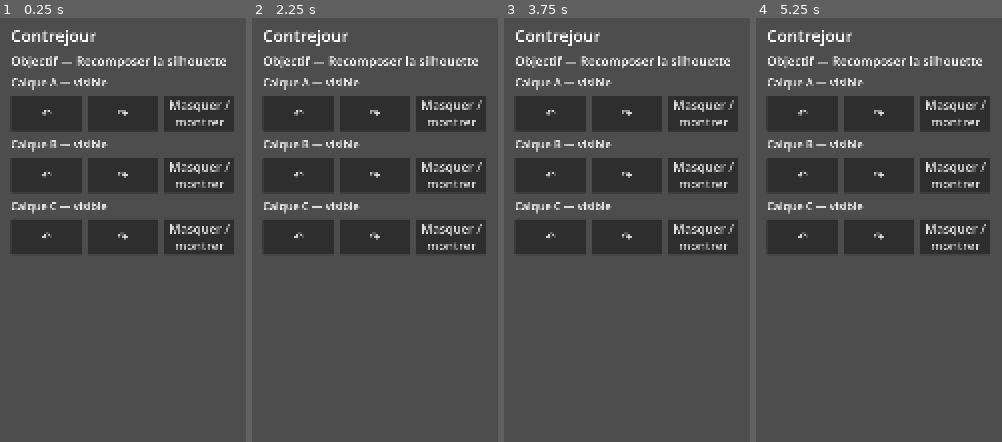
Above: before the commit, frames 1-4 (left to right).
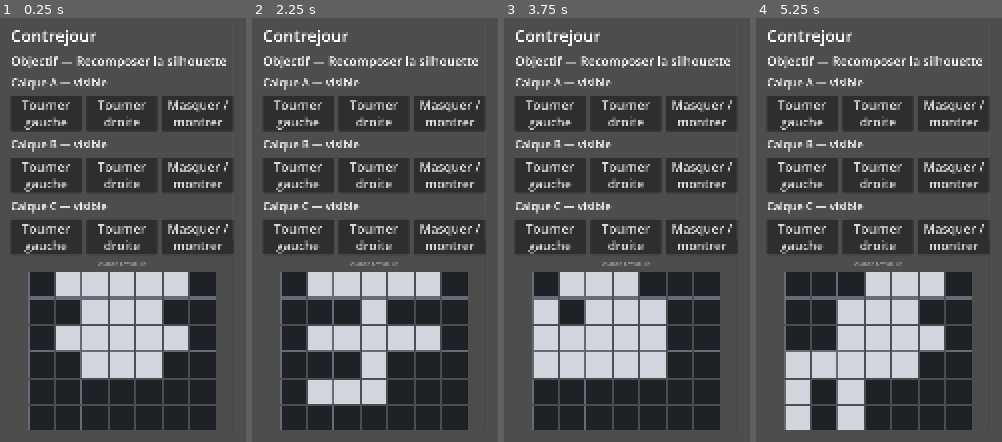
Above: after the commit, the same moments.

Repository: ln549283/project_4
Game: Godot game, scene res://scenes/puzzles/p04.tscn
The game is run twice, just before and just after one commit, with the same random seed, the same clock (stepped at 60 frames per second) and the same inputs. This scene is started directly instead of the project's main scene.
Inputs (mouse positions are in pixels of both pictures, inside the frame that each line leads up to):
- Up to frame 1 (0.25 s): no input
- Up to frame 2 (2.25 s): click (298, 111) at 0.5 s, where only the run after the commit has a clickable "Tourner gauche"; click (375, 111) at 1.25 s, where only the run after the commit has a clickable "Tourner droite"; click (298, 174) at 2 s, where only the run after the commit has a clickable "Tourner gauche"
- Up to frame 3 (3.75 s): click (627, 174) at 2.75 s, where only the run after the commit has a clickable "Tourner droite"; click (550, 238) at 3.5 s, where only the run after the commit has a clickable "Tourner gauche"
- Up to frame 4 (5.25 s): click (879, 238) at 4.25 s, where only the run after the commit has a clickable "Tourner droite"; click (802, 111) at 5 s, where only the run before the commit has a clickable "↶"

The runs differ from the first frame. In frame 1, 31% of the frame differs, in the area x 8-94%, y 18-98%; in frame 2, 31%; in frame 3, 31%; in frame 4, 31%.
Error before the commit: Parse Error: Cannot infer the type of "grid_side" variable because the value doesn't have a set type. (res://src/ui/p04_mask_preview.gd:34)

Commit message:
Make P04 silhouette readable on mobile

Diff:
--- a/src/puzzles/p04_controller.gd
+++ b/src/puzzles/p04_controller.gd
@@ -18,8 +18,8 @@
 		box.add_child(UiFactory.make_label("Calque %s — %s" % [["A", "B", "C"][i], "visible" if layer_visible[i] else "masqué"], Session.font_size_px(16)))
 		var row := HBoxContainer.new()
 		row.add_theme_constant_override("separation", 24)
-		row.add_child(UiFactory.make_button("↶", _rotate.bind(i, -1)))
-		row.add_child(UiFactory.make_button("↷", _rotate.bind(i, 1)))
+		row.add_child(UiFactory.make_button("Tourner gauche", _rotate.bind(i, -1)))
+		row.add_child(UiFactory.make_button("Tourner droite", _rotate.bind(i, 1)))
 		row.add_child(UiFactory.make_button("Masquer / montrer", _toggle_layer.bind(i)))
 		box.add_child(row)
 	var masks: Array = []
--- a/src/ui/p04_mask_preview.gd
+++ b/src/ui/p04_mask_preview.gd
@@ -1,52 +1,96 @@
 class_name P04MaskPreview
-extends Control
+extends VBoxContainer
 
-const BG := Color(0.12, 0.13, 0.15, 1.0)
-const FILLED := Color(0.16, 0.17, 0.19, 1.0)
-const GRID := Color(0.42, 0.44, 0.48, 1.0)
-const TARGET := Color(1.0, 0.82, 0.42, 1.0)
-const EXCESS := Color(0.72, 0.38, 0.34, 1.0)
+const EMPTY_BG := Color(0.12, 0.13, 0.15, 1.0)
+const FILLED_BG := Color(0.82, 0.84, 0.87, 1.0)
+const GRID_BORDER := Color(0.40, 0.42, 0.46, 1.0)
+const TARGET_BORDER := Color(1.0, 0.82, 0.42, 1.0)
+const EXCESS_BG := Color(0.72, 0.38, 0.34, 1.0)
+const MUTED := Color(0.68, 0.70, 0.73, 1.0)
 
 var current: Array = []
 var target: Array = []
 var compare := false
 
-func _ready() -> void:
-	custom_minimum_size = Vector2(0, 520)
+func _init() -> void:
+	custom_minimum_size = Vector2(0, 900)
+	size_flags_horizontal = Control.SIZE_EXPAND_FILL
+	size_flags_vertical = Control.SIZE_SHRINK_BEGIN
+	add_theme_constant_override("separation", 16)
 
 func configure(new_current: Array, new_target: Array = [], new_compare: bool = false) -> void:
 	current = new_current.duplicate()
 	target = new_target.duplicate()
 	compare = new_compare
-	queue_redraw()
+	_rebuild()
 
-func _notification(what: int) -> void:
-	if what == NOTIFICATION_RESIZED:
-		queue_redraw()
+func _ready() -> void:
+	if get_child_count() == 0 and not current.is_empty():
+		_rebuild()
 
-func _draw() -> void:
-	draw_rect(Rect2(Vector2.ZERO, size), BG, true)
+func _rebuild() -> void:
+	for child in get_children():
+		remove_child(child)
+		child.queue_free()
+
+	var title := Label.new()
+	title.text = "OMBRE ACTUELLE"
+	title.horizontal_alignment = HORIZONTAL_ALIGNMENT_CENTER
+	title.add_theme_font_size_override("font_size", 24)
+	title.add_theme_color_override("font_color", MUTED)
+	title.mouse_filter = Control.MOUSE_FILTER_IGNORE
+	add_child(title)
+
 	if current.is_empty():
 		return
-	var n := current.size()
-	var side := minf(size.x - 32.0, size.y - 52.0)
-	var cell := floor(side / float(n))
-	var grid_side := cell * float(n)
-	var origin := Vector2((size.x - grid_side) * 0.5, 24.0)
 
-	for y in range(n):
-		for x in range(n):
-			var rect := Rect2(origin + Vector2(float(x) * cell, float(y) * cell), Vector2(cell, cell))
-			var is_current := str(current[y]).substr(x, 1) == "1"
-			var is_target := compare and not target.is_empty() and str(target[y]).substr(x, 1) == "1"
-			if is_current:
-				draw_rect(rect.grow(-3.0), EXCESS if compare and not is_target else FILLED, true)
-			if is_target:
-				draw_rect(rect.grow(-5.0), TARGET, false, 5.0, true)
-			draw_rect(rect, GRID, false, 1.0)
+	var center := CenterContainer.new()
+	center.size_flags_horizontal = Control.SIZE_EXPAND_FILL
+	center.mouse_filter = Control.MOUSE_FILTER_IGNORE
+	add_child(center)
 
-	var font := ThemeDB.fallback_font
-	var label := "Ombre actuelle"
+	var grid := GridContainer.new()
+	grid.columns = current.size()
+	grid.add_theme_constant_override("h_separation", 6)
+	grid.add_theme_constant_override("v_separation", 6)
+	grid.mouse_filter = Control.MOUSE_FILTER_IGNORE
+	center.add_child(grid)
+
+	for y in range(current.size()):
+		for x in range(str(current[y]).length()):
+			grid.add_child(_make_cell(y, x))
+
+	var legend := Label.new()
+	legend.horizontal_alignment = HORIZONTAL_ALIGNMENT_CENTER
+	legend.autowrap_mode = TextServer.AUTOWRAP_WORD_SMART
+	legend.add_theme_font_size_override("font_size", 20)
+	legend.add_theme_color_override("font_color", MUTED)
+	legend.mouse_filter = Control.MOUSE_FILTER_IGNORE
 	if compare:
-		label += " — contour jaune = cible"
-	draw_string(font, Vector2(0, size.y - 12), label, HORIZONTAL_ALIGNMENT_CENTER, size.x, 22, GRID)
+		legend.text = "Contour jaune = silhouette cible · rouge = ombre en trop"
+	else:
+		legend.text = "Superposition des trois calques visibles"
+	add_child(legend)
+
+func _make_cell(y: int, x: int) -> PanelContainer:
+	var cell := PanelContainer.new()
+	cell.custom_minimum_size = Vector2(112, 112)
+	cell.mouse_filter = Control.MOUSE_FILTER_IGNORE
+
+	var is_current := str(current[y]).substr(x, 1) == "1"
+	var is_target := compare and not target.is_empty() and str(target[y]).substr(x, 1) == "1"
+
+	var style := StyleBoxFlat.new()
+	style.bg_color = FILLED_BG if is_current else EMPTY_BG
+	style.border_color = GRID_BORDER
+	style.set_border_width_all(2)
+
+	if compare:
+		if is_target:
+			style.border_color = TARGET_BORDER
+			style.set_border_width_all(7)
+		if is_current and not is_target:
+			style.bg_color = EXCESS_BG
+
+	cell.add_theme_stylebox_override("panel", style)
+	return cell
--- a/tests/ui/branch_puzzles_test.gd
+++ b/tests/ui/branch_puzzles_test.gd
@@ -30,6 +30,7 @@
 	_expect_eq(board.bits, p03_contract["initial"], "p03 presentation does not alter initial logic")
 	board.free()
 	_expect(ResourceLoader.exists("res://src/ui/p04_mask_preview.gd"), "p04 visual greybox exists")
+	_expect(ResourceLoader.exists("res://scenes/puzzles/p04.tscn"), "p04 visual scene remains wired")
 	for order in [["p03", "p04"], ["p04", "p03"]]:
 		var state := GameStateScript.new()
 		state.configure(loaded["data"])
